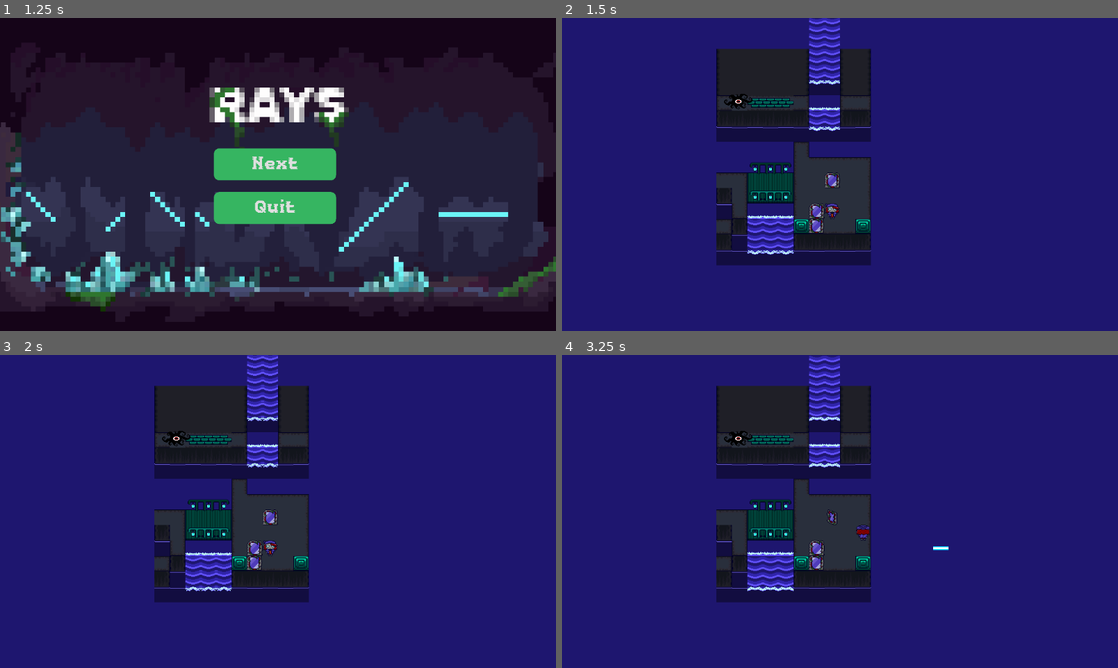
Above: before the commit, frames 1-4 (two rows, left to right).
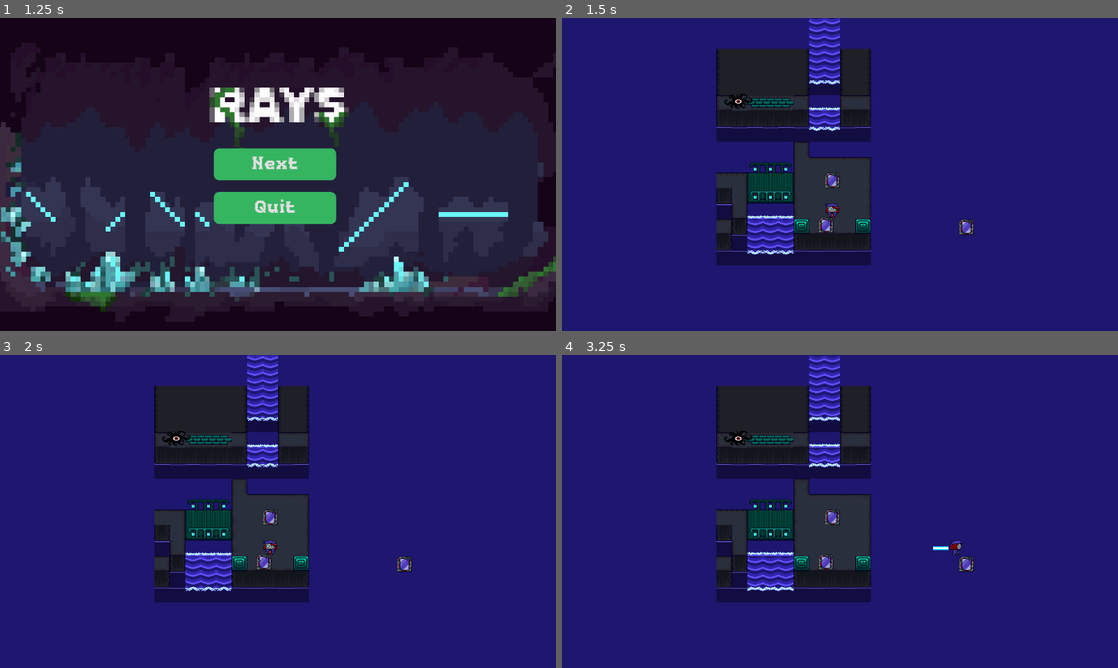
Above: after the commit, the same moments.

Repository: Alfreditann/rays2.1
Game: Godot game, scene res://Scenes/main_menu.tscn
The game is run twice, just before and just after one commit, with the same random seed, the same clock (stepped at 60 frames per second) and the same inputs.
Inputs:
- Up to frame 1 (1.25 s): click "Start Game" at 0.5 s
- Up to frame 2 (1.5 s): click "Next" at 1.25 s
- Up to frame 3 (2 s): no input
- Up to frame 4 (3.25 s): hold D (move_right) from 2.03 s (still down); tap Space (action_1) at 2.1 s; tap W (move_up) at 2.27, 3.02 s; tap E (action_2) at 2.85 s

Frame 1 is identical in both runs. In frame 2, 0.4% of the frame differs, in the area x 44-75%, y 59-70%; in frame 3, 0.4%; in frame 4, 0.7%, in the area x 44-75%, y 49-70%.

Commit message:
Bugs with push mirror will fix

Diff:
--- a/rays/GDScripts/move_component.gd
+++ b/rays/GDScripts/move_component.gd
@@ -1,7 +1,7 @@
 class_name MoveComponent
 extends Node
 
-@export var gravity : float = 3000.0
+#@export var gravity : float = 3000.0
 @export var speed : float = 30.0
 @onready var left_collision_ray: RayCast2D = $"../LeftCollisionRay"
 @onready var right_collision_ray: RayCast2D = $"../RightCollisionRay"
@@ -12,14 +12,14 @@
 var player : Player = null
 
 func _physics_process(delta: float) -> void:
-	_apply_gravity(delta)
+	#_apply_gravity(delta)
 	_push_movement()
 
 	parent.move_and_slide()
 
-func _apply_gravity(delta : float) -> void:
-	if not parent.is_on_floor():
-		parent.velocity.y += gravity * delta
+#func _apply_gravity(delta : float) -> void:
+	#if not parent.is_on_floor():
+		#parent.velocity.y += gravity * delta
 
 func _push_movement() -> void:
 	var direction = Input.get_axis("ui_left", "ui_right")
--- a/rays/Scenes/Player.tscn
+++ b/rays/Scenes/Player.tscn
@@ -165,8 +165,8 @@
 size = Vector2(30, 36)
 
 [node name="player" type="CharacterBody2D" unique_id=123147416 groups=["player"]]
-collision_layer = 7
-collision_mask = 7
+collision_layer = 16
+collision_mask = 15
 script = ExtResource("1_kyqiw")
 
 [node name="AnimatedSprite2D" type="AnimatedSprite2D" parent="." unique_id=1634235424]
@@ -186,14 +186,18 @@
 
 [node name="up" type="RayCast2D" parent="." unique_id=293710697]
 target_position = Vector2(0, -22)
+collision_mask = 8
 
 [node name="down" type="RayCast2D" parent="." unique_id=2015036500]
 target_position = Vector2(0, 22)
+collision_mask = 8
 
 [node name="left" type="RayCast2D" parent="." unique_id=889089051]
 target_position = Vector2(-20, 0)
+collision_mask = 8
 
 [node name="right" type="RayCast2D" parent="." unique_id=74578726]
 target_position = Vector2(20, 0)
+collision_mask = 8
 
 [connection signal="area_entered" from="Area2D" to="." method="_on_area_2d_area_entered"]
--- a/rays/Scenes/level_3.tscn
+++ b/rays/Scenes/level_3.tscn
@@ -137,6 +137,7 @@
 [sub_resource type="TileSet" id="TileSet_xfk5q"]
 tile_size = Vector2i(32, 32)
 physics_layer_0/collision_layer = 1
+physics_layer_0/collision_mask = 0
 sources/0 = SubResource("TileSetAtlasSource_8ffim")
 
 [sub_resource type="TileSetAtlasSource" id="TileSetAtlasSource_7p6j4"]
@@ -280,7 +281,7 @@
 [sub_resource type="TileSet" id="TileSet_6444e"]
 tile_size = Vector2i(32, 32)
 physics_layer_0/collision_layer = 2
-physics_layer_0/collision_mask = 2
+physics_layer_0/collision_mask = 0
 sources/0 = SubResource("TileSetAtlasSource_7p6j4")
 
 [sub_resource type="TileSetAtlasSource" id="TileSetAtlasSource_evi0p"]
@@ -375,20 +376,16 @@
 1:5/0 = 0
 2:5/0 = 0
 3:5/0 = 0
-3:5/0/physics_layer_0/polygon_0/points = PackedVector2Array(-16, -16, 16, -16, 16, 16, -16, 16)
 4:5/0 = 0
 5:5/0 = 0
 6:5/0 = 0
-6:5/0/physics_layer_0/polygon_0/points = PackedVector2Array(-16, -16, 16, -16, 16, 16, -16, 16)
 7:5/0 = 0
 8:5/0 = 0
 0:6/0 = 0
 1:6/0 = 0
 2:6/0 = 0
 3:6/0 = 0
-3:6/0/physics_layer_0/polygon_0/points = PackedVector2Array(-16, -16, 16, -16, 16, 16, -16, 16)
 4:6/0 = 0
-4:6/0/physics_layer_0/polygon_0/points = PackedVector2Array(-16, -16, 16, -16, 16, 16, -16, 16)
 5:6/0 = 0
 6:6/0 = 0
 7:6/0 = 0
@@ -428,7 +425,7 @@
 [sub_resource type="TileSet" id="TileSet_lsmp6"]
 tile_size = Vector2i(32, 32)
 physics_layer_0/collision_layer = 4
-physics_layer_0/collision_mask = 4
+physics_layer_0/collision_mask = 0
 sources/0 = SubResource("TileSetAtlasSource_evi0p")
 
 [sub_resource type="TileSetAtlasSource" id="TileSetAtlasSource_xrdnt"]
@@ -464,6 +461,7 @@
 [sub_resource type="TileSet" id="TileSet_wrinw"]
 tile_size = Vector2i(32, 32)
 physics_layer_0/collision_layer = 1
+physics_layer_0/collision_mask = 0
 sources/0 = SubResource("TileSetAtlasSource_xrdnt")
 
 [node name="Map" type="Node2D" unique_id=227730410]
@@ -495,10 +493,10 @@
 position = Vector2(560, 400)
 
 [node name="PushableMirror" parent="." unique_id=665721197 instance=ExtResource("7_53xsp")]
-position = Vector2(528, 432)
+position = Vector2(839, 435)
 
 [node name="mirror" parent="." unique_id=1535472843 instance=ExtResource("6_qf6rc")]
 position = Vector2(560, 336)
 
 [node name="PushMirror" parent="." unique_id=1899257704 instance=ExtResource("7_5e78q")]
-position = Vector2(528, 398)
+position = Vector2(547, 429)
--- a/rays/Scenes/push_mirror.tscn
+++ b/rays/Scenes/push_mirror.tscn
@@ -7,6 +7,8 @@
 size = Vector2(30, 30)
 
 [node name="PushMirror" type="CharacterBody2D" unique_id=1899257704]
+collision_layer = 8
+collision_mask = 7
 
 [node name="Sprite2D" type="Sprite2D" parent="." unique_id=1280412062]
 texture = ExtResource("1_i78wt")
@@ -20,9 +22,9 @@
 script = ExtResource("2_1aegk")
 
 [node name="RightCollisionRay" type="RayCast2D" parent="." unique_id=1554549398]
-target_position = Vector2(20, 0)
-collision_mask = 4
+target_position = Vector2(22, -1)
+collision_mask = 16
 
 [node name="LeftCollisionRay" type="RayCast2D" parent="." unique_id=355508927]
-target_position = Vector2(-20, 0)
-collision_mask = 4
+target_position = Vector2(-22, 0)
+collision_mask = 16
--- a/rays/Scenes/pushable_mirror.tscn
+++ b/rays/Scenes/pushable_mirror.tscn
@@ -6,13 +6,13 @@
 [sub_resource type="PhysicsMaterial" id="PhysicsMaterial_yulij"]
 
 [sub_resource type="RectangleShape2D" id="RectangleShape2D_lmwj1"]
-size = Vector2(20, 9)
+size = Vector2(29, 30)
 
 [sub_resource type="RectangleShape2D" id="RectangleShape2D_85veo"]
 size = Vector2(28, 28)
 
 [node name="PushableMirror" type="RigidBody2D" unique_id=554805043]
-collision_layer = 7
+collision_layer = 8
 collision_mask = 7
 physics_material_override = SubResource("PhysicsMaterial_yulij")
 gravity_scale = 0.0
@@ -24,7 +24,7 @@
 [node name="MirrorTopCollision" type="CollisionShape2D" parent="." unique_id=991859945]
 light_mask = 3
 visibility_layer = 3
-position = Vector2(-1, -12.5)
+position = Vector2(-1.5, -2)
 shape = SubResource("RectangleShape2D_lmwj1")
 debug_color = Color(0.78801715, 0.27821654, 0.82138145, 0.41960785)
 
@@ -35,6 +35,7 @@
 region_rect = Rect2(0, 0, 32, 31.5)
 
 [node name="PushableArea" type="Area2D" parent="." unique_id=1164493328]
+collision_layer = 8
 
 [node name="CollisionShape2D" type="CollisionShape2D" parent="PushableArea" unique_id=1423546593]
 position = Vector2(0, -2)
@@ -43,6 +44,7 @@
 [node name="Rayright" type="RayCast2D" parent="." unique_id=1883019364]
 rotation = 3.1415927
 target_position = Vector2(-30, 0)
+collision_mask = 16
 
 [node name="Rayleft" type="RayCast2D" parent="." unique_id=2066057690]
 target_position = Vector2(-30, 0)
